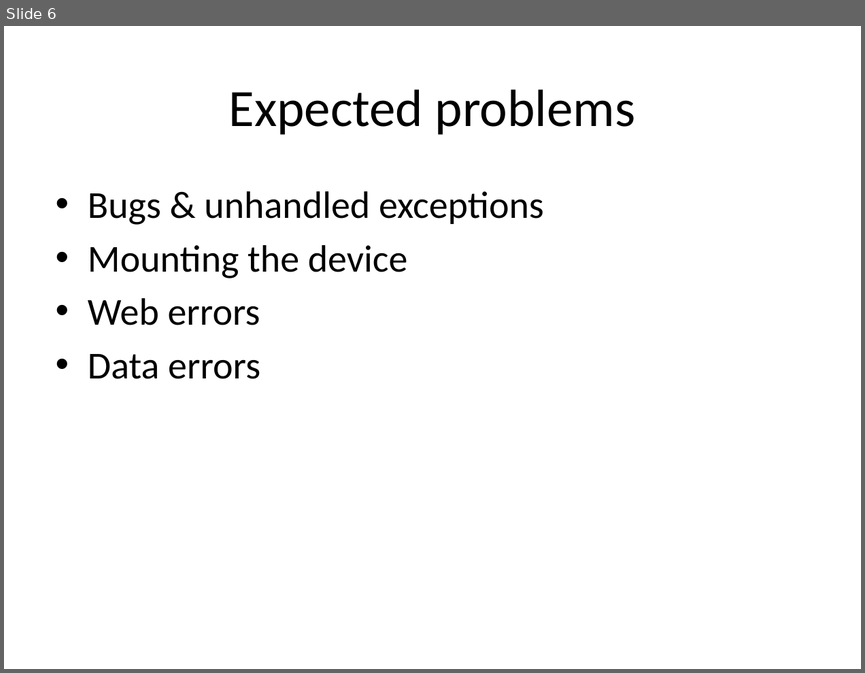
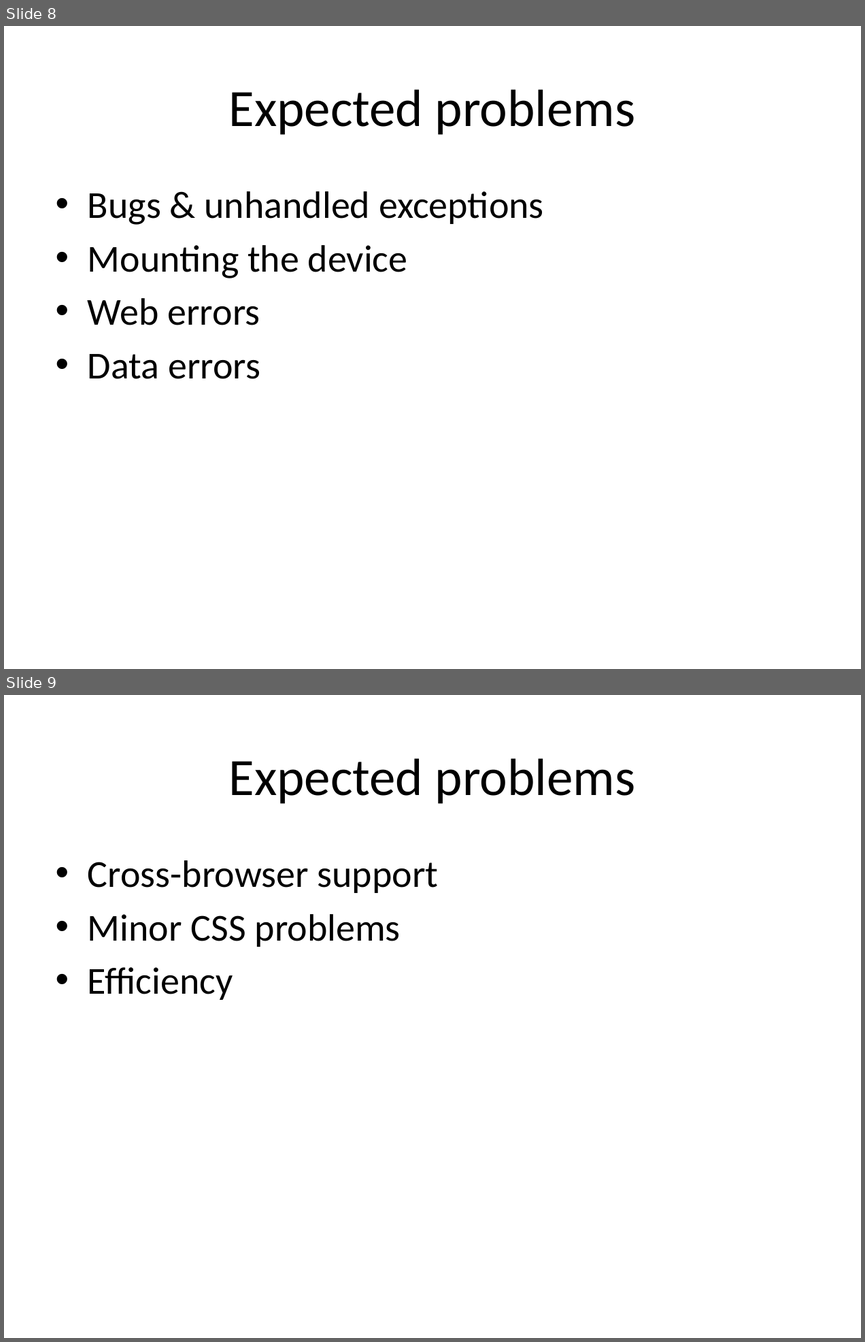
Before and after one commit to po3-cwa3/po3-progress-report, a slide deck: Intermediate demo/Demo.pptx. Shown one above the other, each under a label of ours: slide 6 before the commit, slides 8 and 9 after it. The pictures are 865x673 and 865x1342 pixels, drawn with LibreOffice and Linux fonts; fonts in the diff are those of the drawing. Boxes give left, top, right and bottom in pixels: in the first picture for what was removed or moved away, otherwise in the second. Text is boxed around its words. In the diff, an @@ line names an element or a change of style, - is before the commit and + after.

```diff
--- a/Intermediate demo/Demo.pptx
+++ b/Intermediate demo/Demo.pptx
@@ slide 9 added at (4, 695, 861, 1338), background #FFFFFF @@
@@ title added at (229, 758, 635, 804), 44 pt, text #000000 @@
+Expected problems
@@ text added at (88, 860, 439, 1000), 32 pt, text #000000 @@
+• Cross-browser support
+• Minor CSS problems
+• Efficiency
@@ what was slide 6 is now slide 8 @@
```
Also in this commit, not shown: 2 other slides added.
